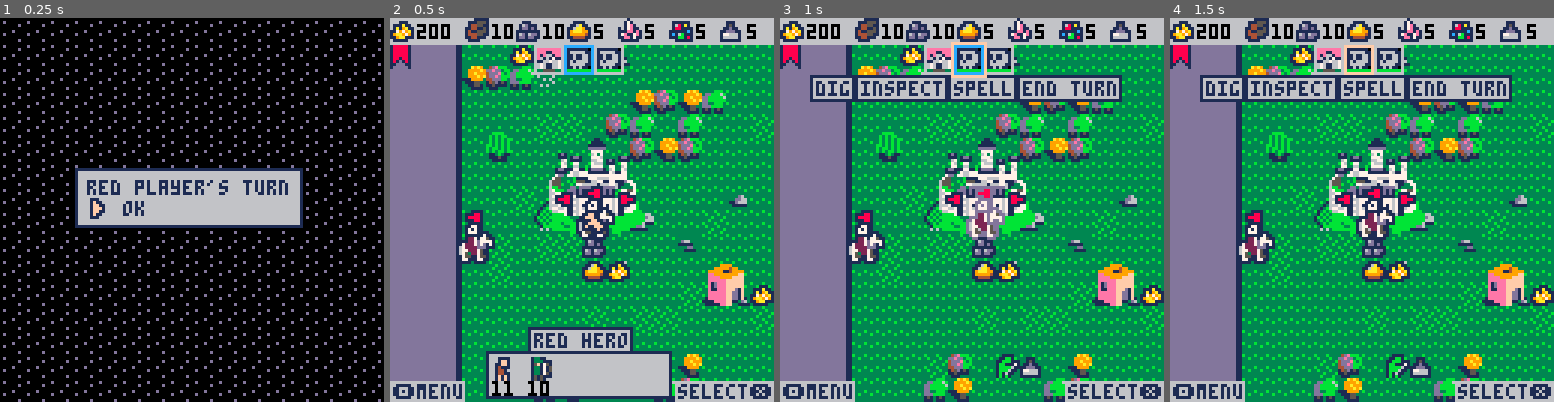
Above: before the commit, frames 1-4 (left to right).
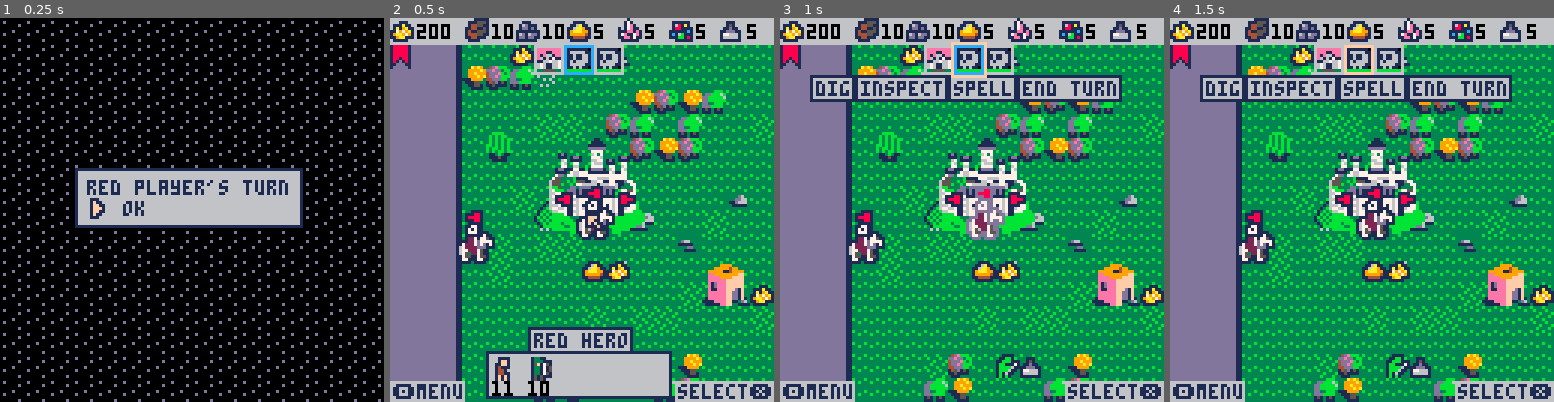
Above: after the commit, the same moments.

Repository: pvan/pico8
Game: PICO-8 cartridge heroes.p8
Same seed, same stepped clock (60 frames per second), same inputs: the game is played once before the commit and once after it.
Inputs:
- Up to frame 1 (0.25 s): no input
- Up to frame 2 (0.5 s): tap X (X key) at 0.33 s
- Up to frame 3 (1 s): tap O (Z key) at 0.7 s
- Up to frame 4 (1.5 s): tap X (X key) at 1.07 s

Frame 1 is identical in both runs. In frame 2, 0.4% of the frame differs, in the area x 50-57%, y 50-63%; in frame 3, 0.3%; in frame 4, 0.3%.

Commit message:
heroes: switch mob data key from name to id

Diff:
--- a/heroes.p8
+++ b/heroes.p8
@@ -1,10 +1,6 @@
 pico-8 cartridge // http://www.pico-8.com
 version 18
 __lua__
-
---todo:
---mob id key instead of name key?
---append lists function?
 
 
 --big todos:
@@ -18,6 +14,7 @@
 
 
 --token saving:
+--append lists function?
 --compress data
 --switch x,y to pt (rects too?) partially done
 --improve state switching? partially done
@@ -170,7 +167,7 @@
 --	spawn("mob2",22,20)
 
 	--block hero in castle test
-	spawn("ore",5,9)
+--	spawn("ore",5,9)
 
 
  --do once here so we don't
@@ -317,7 +314,7 @@
    if mob==nil then
 		  bar.army[tcur.x]=movingmob
 		  movingmob=nil
-   elseif mob.name==movingmob.name then
+   elseif mob.id==movingmob.id then
     bar.army[tcur.x].count+=movingmob.count
     movingmob=nil
    else
@@ -897,8 +894,10 @@
 
 --todo: change name to id?
 function ms(name,count)
- return {["name"]=name,
-         ["count"]=count}
+ return {
+  ["id"]=indexof(mob_names,name),
+  ["count"]=count
+ }
 end
 
 -->8
@@ -1843,6 +1842,8 @@
 --we now have a current_team
 --pointer to a team object...
 --teams are aaa and bbb
+--(aaa: l side/attacker)
+--(bbb: r side/defender)
 --each has what's needed
 --as well as .enemy
 --(to get the opposite team)
@@ -1854,12 +1855,6 @@
 --current turn / opposite
 --player vs ai control
 --mob vs army vs hero vs player
-
-
---token potential:
---replace mob stacks
---with .name .count
---instead of [1] and [2]
 
 
 function open_battle_menu()
@@ -1909,7 +1904,7 @@
  else
   cost=0
   for m in all(current_team.mobs) do
-   cost+=m.count*mob_hps[m.name]
+   cost+=m.count*mob_hps[m.id]
   end
 	 open_dialog({
 	  hero_names[enemy_id].." will accept",
@@ -2067,8 +2062,8 @@
 -- for n=2,#t do
 --  local i=n
 --  while i>1 and
---   mob_speeds[t[i].name]>
---   mob_speeds[t[i-1].name]
+--   mob_speeds[t[i].id]>
+--   mob_speeds[t[i-1].id]
 --  do
 --   t[i],t[i-1]=t[i-1],t[i]
 --   i-=1
@@ -2109,7 +2104,7 @@
 
 function valid_moves(mob)
  result={}
- speed=mob_speeds[mob.name]
+ speed=mob_speeds[mob.id]
  for spot in all(grid) do
   if grid_dist(spot,mob)<speed then
    if is_empty(spot) then
@@ -2144,7 +2139,7 @@
   --todo: can we save tokens here?
 
   --mobs with no hero
-  mobname=unit.group.name
+  mobname=mob_names[unit.group.id]
   mobcount=unit.group.count
 
   split=flr(mobcount/5)
@@ -2262,7 +2257,7 @@
 
 function add_mob_of_speed(team,speed)
  for m in all(team.temp) do
-  if mob_speeds[m.name]==speed then
+  if mob_speeds[m.id]==speed then
    del(team.temp,m)
    add(moblist,m)
    break
@@ -2510,10 +2505,10 @@
 --  --token: init this in init
 --  enemy.damage=0
 -- end
- enemy.damage+=mob_attacks[mob.name]
+ enemy.damage+=mob_attacks[mob.id]
               *mob.count
 
- enemy_hp=mob_hps[enemy.name]
+ enemy_hp=mob_hps[enemy.id]
  while enemy.damage>enemy_hp do
   enemy.damage-=enemy_hp
   if enemy.count>0 then
@@ -2855,7 +2850,7 @@
 -- --debug display mob + turn
 -- i=0
 -- for m in all(moblist) do
---  print(m.name,4,60+i*8,1)
+--  print(mob_names[m.id],4,60+i*8,1)
 --  if m==activemob then
 --   print("-",0,60+i*8,10)
 --  end
@@ -3102,7 +3097,7 @@
     --token
 	   stack=cur_obj.group
 	   map_desc=vague_number(stack.count)
-	    ..stack.name
+	    ..mob_names[stack.id]
 	    .." ["..stack.count.."]"
 	  else
 	   map_desc=nil
@@ -3327,7 +3322,7 @@
 
 function draw_big_mob(m,x,y)
 -- rectfill2(x,y,16,20,14)
- spr(big_mob_sprs[m.name],
+ spr(big_mob_sprs[m.id],
      x+4,y+2,1,2)
  pal(1,1)--reset possible flash
  print_mobnum(m,x+4,y+7,true)
@@ -3383,7 +3378,7 @@
  for i=1,5 do
   local mob=arm[i]
   if mob!=nil then
-	  spr(mob_sprs[mob.name],x,y)
+	  spr(mob_sprs[mob.id],x,y)
 	  print_mobnum(mob,x,y)
   end
   x+=12
@@ -3461,14 +3456,6 @@
 		"a throng of ",
 		"a swarm of ",
 		"zounds... ",
-	}
-
-	mob_sprs={
-	 ["goblins"]=194,
-	 ["skeletons"]=210,
-	 ["calavry"]=197,
-	 ["elves"]=213,
-	 ["peasants"]=229,
 	}
 
  --menu
@@ -3542,32 +3529,32 @@
 
 	--mob stats
 
+	mob_names={
+	 "goblins",
+	 "skeletons",
+	 "calavry",
+	 "elves",
+	 "peasants",
+	}
+
+	mob_sprs={
+	 194,210,197,213,229,
+	}
+
 	big_mob_sprs={
-	 ["goblins"]=34,
-	 ["skeletons"]=1,
-	 ["peasants"]=33,
-	 ["elves"]=2,
+	 34,1,106,33,2,
 	}
 
 	mob_speeds={
-	 ["goblins"]=4,
-	 ["skeletons"]=4,
-	 ["peasants"]=2,
-	 ["elves"]=4,
+	 4,4,8,2,4,
 	}
 
 	mob_attacks={
-	 ["goblins"]=4,
-	 ["skeletons"]=4,
-	 ["peasants"]=2,
-	 ["elves"]=5,
+	 4,4,8,2,5,
 	}
 
 	mob_hps={
-	 ["goblins"]=4,
-	 ["skeletons"]=6,
-	 ["peasants"]=1,
-	 ["elves"]=7,
+	 4,6,10,1,7,
 	}
 
 
@@ -3711,20 +3698,20 @@
 
 end
 __gfx__
-00000000000000001111000000000000001d11110011110000000000000000000000000000000000000000008800008800000011110000000000001111000000
-0000000011111000133111000000000000199121011bb10000000000000000000000000000000000000000000880088000000117711111100000011771000000
-007007001777110013333110000000001119922211bbb11100000000000000000000000000000000000000000088880000000175511444110000017170000000
-00077000170701001333331000000000526d62121bb111710000000000000000000000000000000000000000000880000000017dd14455410000017771111000
-000770001777110015ff111000000000526662111bbbb61100000000000000000000000000000000000000000088880000000177714511510000011111171100
-007007001111100011ff651100000000122222101bbb6110000000000000000000000000000000000000000008800880000001cc665555550000012271775110
-00000000177710001333615100000000121112101b161100000000000000000000000000000000000000000088000088011111cc66555d55000111227d777710
-00000000176610001333615100000000111111101b1b100000000000000000000000000000000000000000000000000011551ccc665ddd11001172227d7d1710
-00000000167710001333615100000000013311000011110000000000000000000000000000000011110000000011110014551ccccddd5110001672222ddd1110
-0000000017661000133365110000000001333111001761110000000000000000000000000000015551000000001ff100145511ccc555d1000016772227511000
-00000000167711001333111000000000015f1751011661710000000000000000000000000000022991000000001ff100141551ccc551d1000016750227511000
-000000001611610015115100000000000133171511161171000000000000000000000000000001d991111000111f11111415511cc151d1000011755117551000
-0000000017117100151151000000000001331715167766d10000000000000000000000000000019dd11711001f1f11f111151d111151d1100001771117711000
-0000000017117110151151100000000001331751117661110000000000000000000000000000015541755110111ff11100151dd10151dd100000111011110000
+00000000000000001111000000000000001d11110011110000000111110111000000000000000000000000008800008800000011110000000000001111000000
+0000000011111000133111000000000000199121011bb100000001ddd11161000000000000000000000000000880088000000117711111100000011771000000
+007007001777110013333110000000001119922211bbb111000001d2211661000000000000000000000000000088880000000175511444110000017170000000
+00077000170701001333331000000000526d62121bb11171000001ddd1661100000000000000000000000000000880000000017dd14455410000017771111000
+000770001777110015ff111000000000526662111bbbb611000011ddd66411000000000000000000000000000088880000000177714511510000011111171100
+007007001111100011ff651100000000122222101bbb611000001ccccc45511000000000000000000000000008800880000001cc665555550000012271775110
+00000000177710001333615100000000121112101b16110000011cc8cc44441000000000000000000000000088000088011111cc66555d55000111227d777710
+00000000176610001333615100000000111111101b1b100000114c888c4994100000000000000000000000000000000011551ccc665ddd11001172227d7d1710
+00000000167710001333615100000000013311000011110000124cc8cc9911100000000000000011110000000011110014551ccccddd5110001672222ddd1110
+000000001766100013336511000000000133311100176111001244ccc4211000000000000000015551000000001ff100145511ccc555d1000016772227511000
+00000000167711001333111000000000015f1751011661710012421dd4211000000000000000022991000000001ff100141551ccc551d1000016750227511000
+000000001611610015115100000000000133171511161171001142211422100000000000000001d991111000111f11111415511cc151d1000011755117551000
+0000000017117100151151000000000001331715167766d10001441114411000000000000000019dd11711001f1f11f111151d111151d1100001771117711000
+0000000017117110151151100000000001331751117661110001111011110000000000000000015541755110111ff11100151dd10151dd100000111011110000
 00000000167167101551551000000000015151110161610000000000000000000000000000011155447777101ff1f11000155111015511100000000000000000
 00000000111111101111111000000000015151000161610000000000000000000000000000117555467667101f11ff1000111100011110000000000000000000
 00000000000000000000000000000000001111000000000000000000000000000000000000167555566611100000111100000011110000000000001111000000
